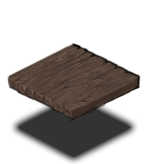
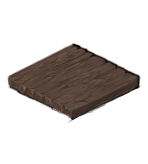
Layers edited between the first and the second 148 × 164 image:
hid "Shadow" over [18, 104, 131, 157]
